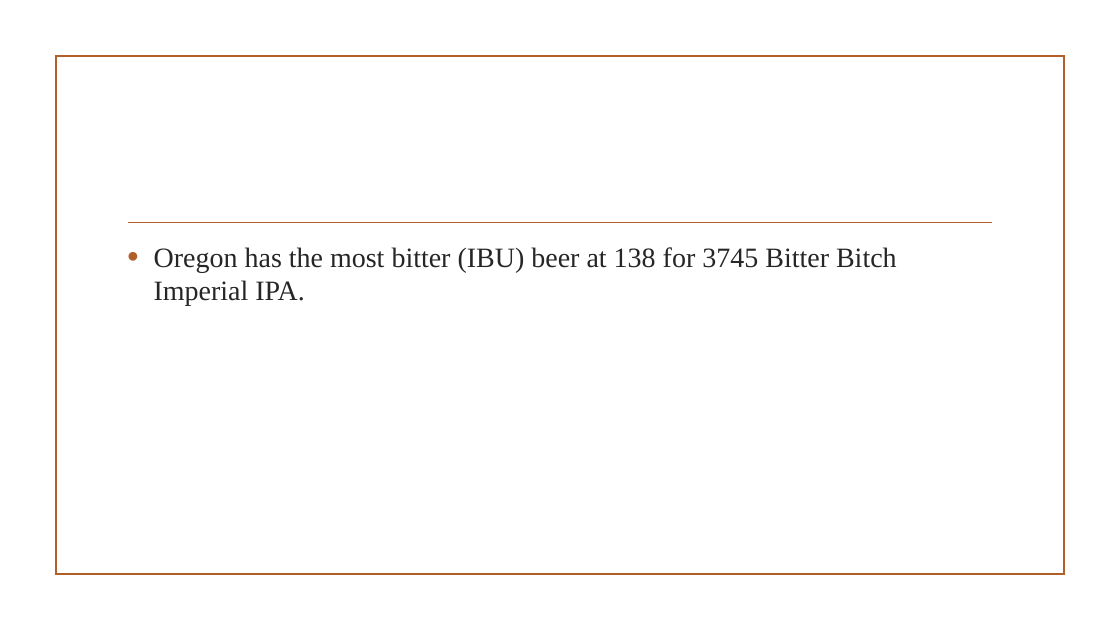
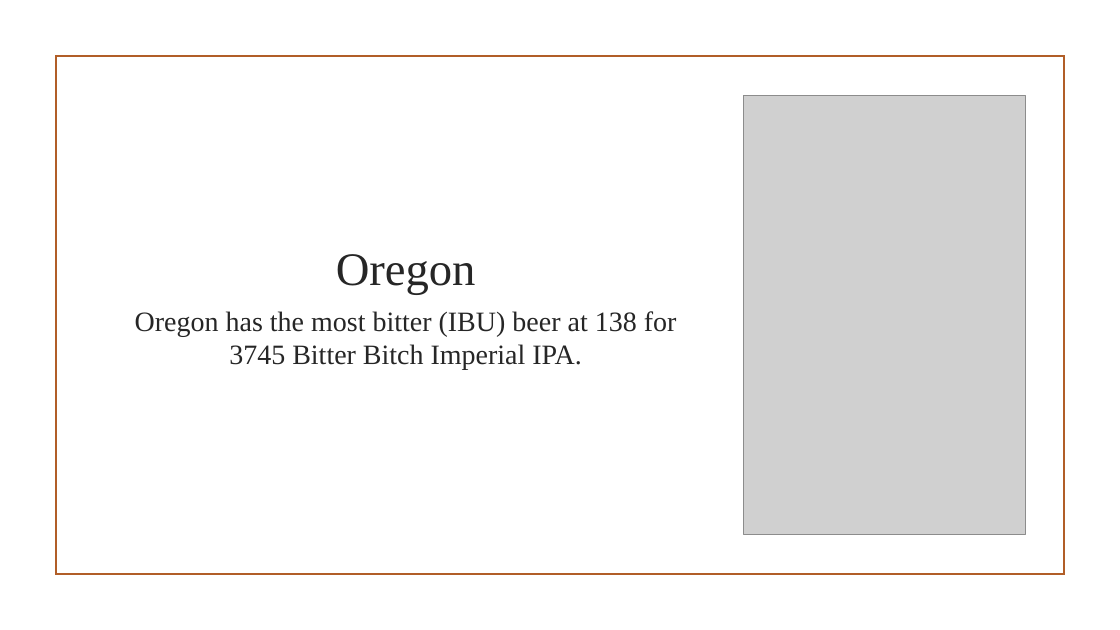
Before and after one commit to daveknockwin/MSDSCaseStudy1, a slide deck: slide 18 of The Pursuit of Hoppiness.pptx (slide 15 before the commit). Drawn at 1120x630 pixels with LibreOffice and Linux fonts; fonts in the diff are those of the drawing; grey boxes stand for pictures; background and template pictures are left out. Boxes give left, top, right and bottom in pixels: in the first picture for what was removed or moved away, otherwise in the second. Text is boxed around its words. In the diff, an @@ line names an element or a change of style, - is before the commit and + after.

```diff
--- a/The Pursuit of Hoppiness.pptx
+++ b/The Pursuit of Hoppiness.pptx
@@ picture added at (x1=744, y1=96, x2=1025, y2=534) @@
@@ line removed from (129, 223) to (992, 223) @@
@@ title added at (x1=336, y1=254, x2=476, y2=295), 40 pt, text #262626 @@
+Oregon
@@ text "Oregon has the most bitter ..." moved from (x1=154, y1=247, x2=897, y2=306) to (x1=135, y1=311, x2=677, y2=370) @@
@@ text "Oregon has the most bitter ..." at (x1=135, y1=311, x2=677, y2=370): alignment left to centre; bullet • to none @@
```
Also in this commit, not shown: 16 other slides changed, 8 slides added, 3 slides removed.
